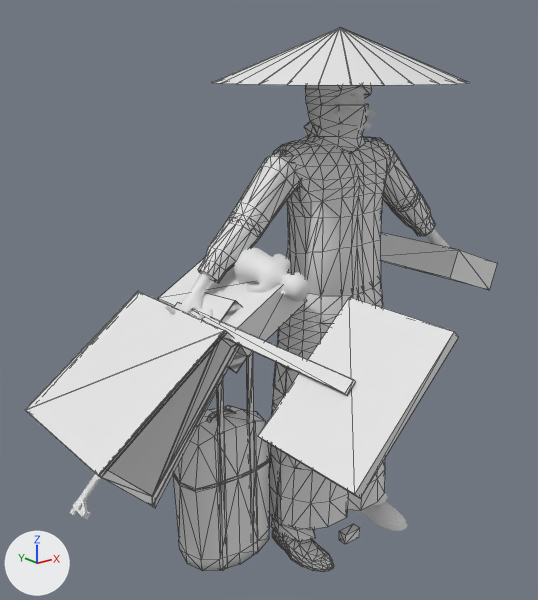
Before and after pictures for a commit that changed the COLLADA model objects3d/civilian1_arab.dae.
Both versions are drawn from a 50 mm camera at (-31.1, -30.6, 30.1) aimed at (-5.8, 1.1, 17.5). Arrows for +X, +Y and +Z are at lower left; the lights stay in place. Mesh edges are drawn as thin lines on the coarser meshes. Materials are left out; every surface is plain grey. Where no turn or scale is listed for an object, it has been applied to the vertices. Vertices at the same position are counted once.

The older version as bpy lines, for what is in view:
```python
ob_feet1 = bpy.data.objects.new('Feet1', me_feet1mesh)
ob_feet1.location = (-3.34, 1.86, 1.03)
ob_handbag01 = bpy.data.objects.new('Handbag01', me_handbag01mesh)
ob_handbag01.location = (-10.46, 3.11, 17.23)
ob_handbag02 = bpy.data.objects.new('Handbag02', me_handbag02mesh)
ob_handbag02.location = (-10.48, 3.11, 17.25)
ob_handbag03 = bpy.data.objects.new('Handbag03', me_handbag03mesh)
ob_handbag03.location = (-10.76, 2.1, 17.35)
ob_handbag04 = bpy.data.objects.new('Handbag04', me_handbag04mesh)
ob_handbag04.location = (-10.72, 2.1, 17.31)
ob_handbag05 = bpy.data.objects.new('Handbag05', me_handbag05mesh)
ob_handbag05.location = (-10.61, 2.1, 17.2)
ob_handbag06 = bpy.data.objects.new('Handbag06', me_handbag06mesh)
ob_handbag06.location = (-10.76, 2.1, 17.35)
ob_handbag07 = bpy.data.objects.new('Handbag07', me_handbag07mesh)
ob_handbag07.location = (-10.37, 2.42, 17.45)
ob_shoppingbag = bpy.data.objects.new('ShoppingBag', me_shoppingbagmesh)
ob_shoppingbag.location = (8.72, 1.72, 16.46)
# also in view: 'Feet2' at (3.2, 0.8, 2.9); 'ProtestSign' at (-10.3, -4.9, 17.2); 'MilitiaMask2' at (0.0, 1.1, 27.6); 'Umbrella002' at (0.0, 1.9, 30.8); 'Umbrella1' at (0.0, 1.9, 30.8)
```
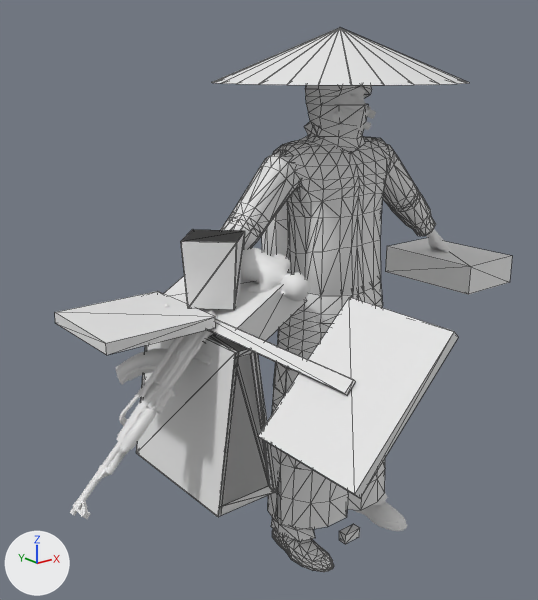
Where the newer file only moved an object's origin or applied its transform, the numbers keep the older frame.

What differs and where, as boxes [x1, y1, x2, y2] in the pictures (538 x 600 px):
'Handbag06', mesh turned: before [25, 291, 237, 506]; after [136, 335, 274, 517]
'trolley', reshaped, moved, turned, rescaled: before [173, 354, 269, 571]; after [262, 202, 288, 257]
'Handbag03', mesh turned: before [102, 331, 235, 496]; after [218, 350, 272, 513]
'Handbag07', reshaped (not visible before): after [55, 291, 216, 355]
'ShoppingBag', reshaped: before [380, 233, 498, 290]; after [385, 238, 512, 294]
'Handbag01', reshaped: before [229, 357, 247, 373]; after [181, 230, 245, 310]
'Handbag04', mesh turned: before [100, 331, 238, 505]; after [218, 349, 274, 515]
'Handbag05', mesh turned: before [101, 333, 240, 508]; after [209, 335, 277, 516]
'Handbag02', reshaped: before [202, 292, 246, 372]; after [181, 229, 241, 308]
'ak47', unchanged, uncovered by the edit: before [70, 301, 214, 519]; after [70, 301, 217, 519]
'LowArm1', unchanged, covered by the edit: before [198, 217, 261, 283]; after [221, 217, 261, 250]

What the commit changed:
me_shoppingbagmesh is used by ob_shoppingbag; location (8.72, 1.72, 16.46).
me_shoppingbagmesh had 8 vertices, 12 faces and spanned x -2.19..2.83, y -3.68..3.68, z -0.8..2.57.
me_shoppingbagmesh now has 8 vertices, 12 faces and spans x -0.15..4.51, y -3.68..3.68, z -0.66..1.23.
me_shoppingbagmesh part 1: the whole mesh is rebuilt.
me_handbag07mesh is used by ob_handbag07; location (-10.37, 2.42, 17.45).
me_handbag07mesh had 8 vertices, 12 faces and spanned x -5.02..-0.28, y -3.18..2.56, z -4.61..0.12.
me_handbag07mesh now has 8 vertices, 12 faces and spans x -6.51..-0.41, y -3.18..2.56, z -0.01..0.58.
me_handbag07mesh part 2: the whole mesh is rebuilt.
me_handbag01mesh is used by ob_handbag01; location (-10.46, 3.11, 17.23).
me_handbag01mesh had 8 vertices, 12 faces and spanned x -0.92..3.15, y -3.65..0.0, z -2.75..1.31.
me_handbag01mesh now has 8 vertices, 12 faces and spans x -0.92..3.15, y -3.87..0.19, z 0.79..4.44.
me_handbag01mesh part 3: the whole mesh is rebuilt.
me_handbag02mesh is used by ob_handbag02; location (-10.48, 3.11, 17.25).
me_handbag02mesh had 8 vertices, 12 faces and spanned x -0.92..3.15, y -3.65..0.0, z -2.75..1.31.
me_handbag02mesh now has 8 vertices, 12 faces and spans x -0.92..3.15, y -3.84..0.22, z 0.76..4.41.
me_handbag02mesh part 4: the whole mesh is rebuilt.
me_handbag03mesh has 16 vertices, 28 faces and spans x -7.69..0.36, y -4.37..4.37, z -7.6..0.45.
me_handbag03mesh is used by ob_handbag03; location (-10.76, 2.1, 17.35).
me_handbag03mesh part 5: the whole mesh is turned -45 degrees about the y axis through its middle, then moved by (4.37, 0.0, -2.42).
me_handbag04mesh has 16 vertices, 28 faces and spans x -7.69..0.36, y -4.37..4.37, z -7.6..0.45.
me_handbag04mesh is used by ob_handbag04; location (-10.72, 2.1, 17.31).
me_handbag04mesh part 6: the whole mesh is turned -45 degrees about the y axis through its middle, then moved by (4.39, 0.0, -2.38).
me_handbag05mesh has 16 vertices, 28 faces and spans x -7.69..0.36, y -4.37..4.37, z -7.6..0.45.
me_handbag05mesh is used by ob_handbag05; location (-10.61, 2.1, 17.2).
me_handbag05mesh part 7: the whole mesh is turned -45 degrees about the y axis through its middle, then moved by (4.44, 0.0, -2.27).
me_handbag06mesh has 16 vertices, 28 faces and spans x -7.69..0.36, y -4.37..4.37, z -7.6..0.45.
me_handbag06mesh is used by ob_handbag06; location (-10.76, 2.1, 17.35).
me_handbag06mesh part 8: the whole mesh is turned -45 degrees about the y axis through its middle, then moved by (4.37, 0.0, -2.42).
me_trolleymesh is used by ob_trolley; parent ob_root; location (-7.553, 1.854, -0.237); rotation (-1.571, 0.0, 0.0), in degrees (-90, 0, 0).
me_trolleymesh had 200 vertices, 384 faces and spanned x -3.1..3.1, y -16.2..0.1, z -0.1..3.5.
me_trolleymesh now has 24 vertices, 44 faces and spans x -1.9..1.2, y -7.6..0.0, z -4.7..3.7.
me_trolleymesh part 9: the whole mesh is rebuilt.
In object 'trolley' (ob_trolley), parent goes from ob_root to ob_upbody.
Object 'trolley' (ob_trolley) moves from (-7.553, 1.854, -0.237) to (-0.146, -0.203, 0.231).
Object 'trolley' (ob_trolley) turns from (-90, 0, 0) to (90, -90, 0) degrees about x, y and z.
Object 'trolley' (ob_trolley) is rescaled from (1.0, 1.0, 1.0) to (0.0524, 0.0358, 0.0524).
